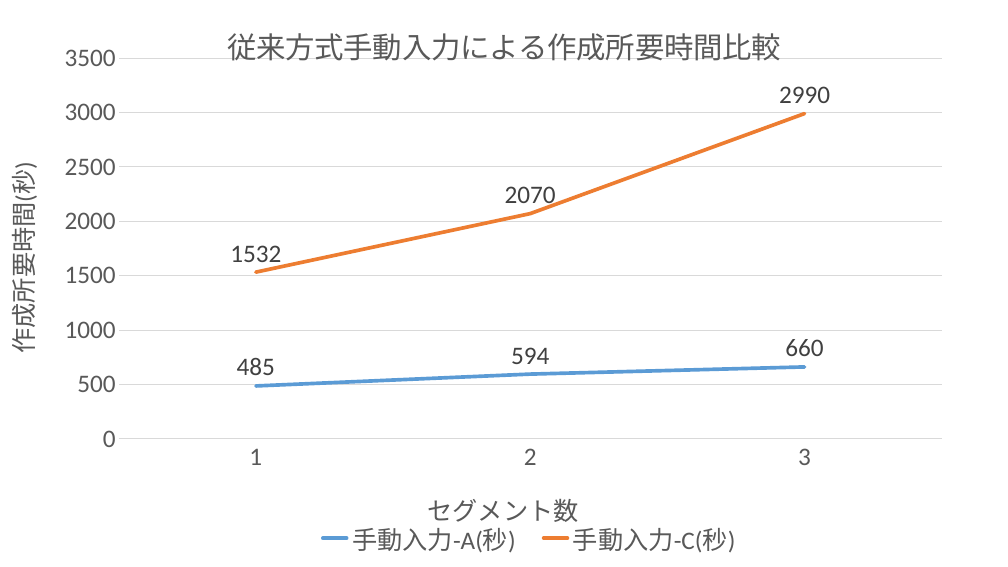
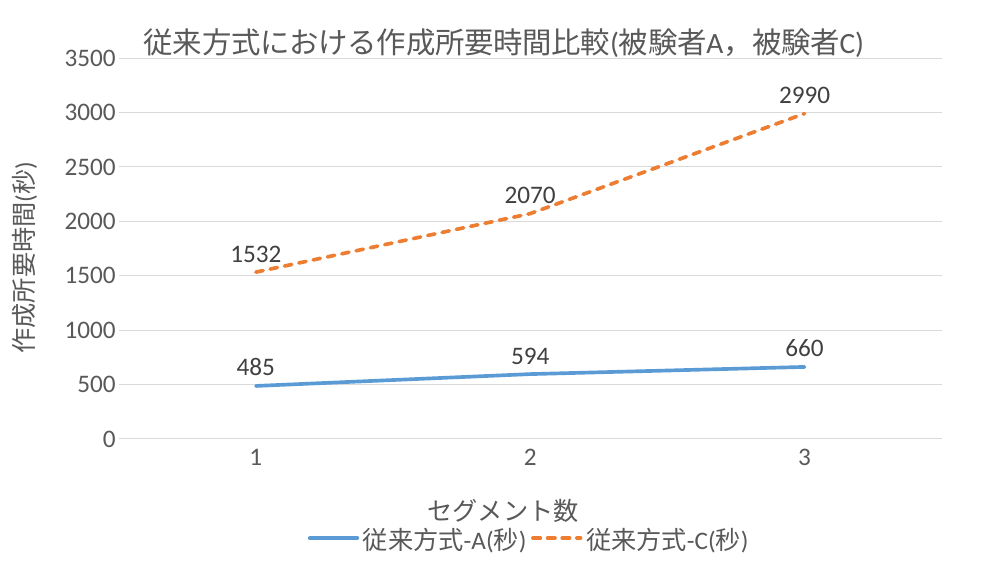
Before and after one commit to bokuhide/GUIToolCreate, a slide deck: slide 1 of 卒業論文本体/Document/ManualComparisonAC.pptx. Drawn at 1008x567 pixels with LibreOffice and Linux fonts; fonts in the diff are those of the drawing. Boxes give left, top, right and bottom in pixels: in the first picture for what was removed or moved away, otherwise in the second. Text is boxed around its words. In the diff, an @@ line names an element or a change of style, - is before the commit and + after.

```diff
--- a/卒業論文本体/Document/ManualComparisonAC.pptx
+++ b/卒業論文本体/Document/ManualComparisonAC.pptx
@@ line chart at (0, 0, 1008, 567) @@
@@ title "従来方式手動入力による作成所要時間比較 " to "従来方式における作成所要時間比較(被験者A，被験者C) " @@
-手動入力-A(秒): 485, 594, 660
+従来方式-A(秒): 485, 594, 660
-手動入力-C(秒): 1532, 2070, 2990
+従来方式-C(秒): 1532, 2070, 2990
```
Also in this commit, not shown: 25 other files.
